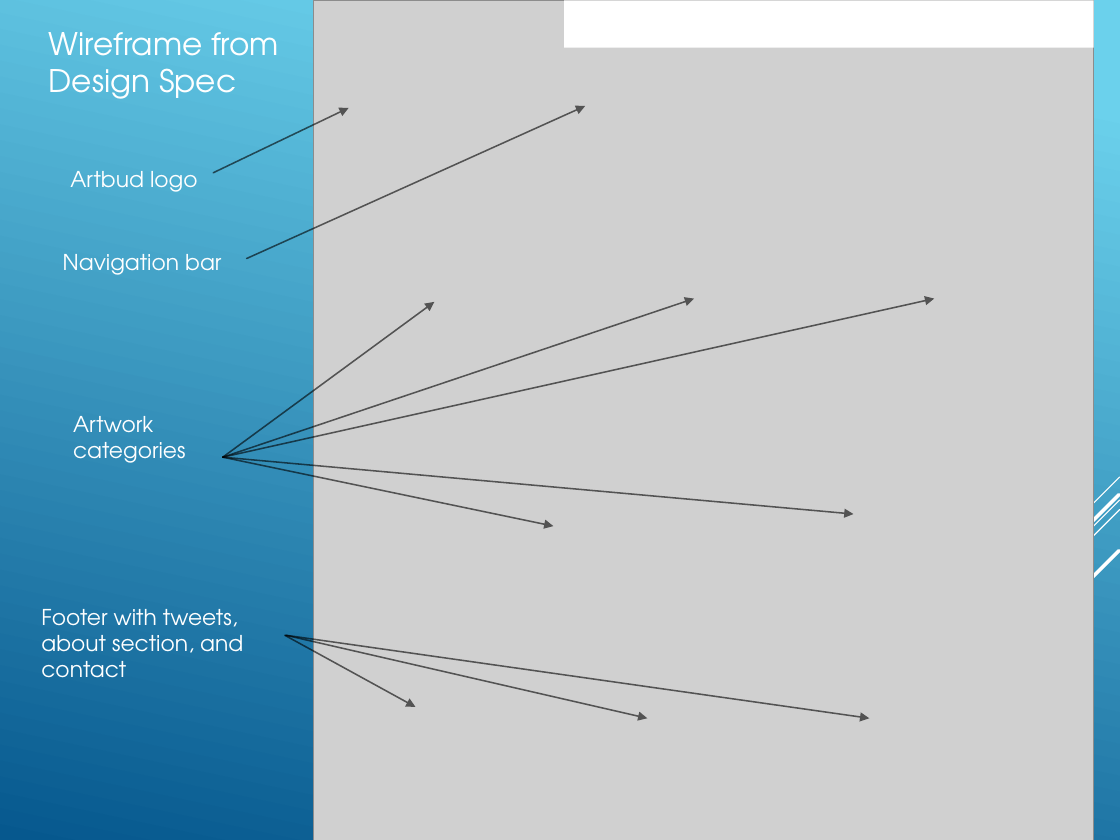
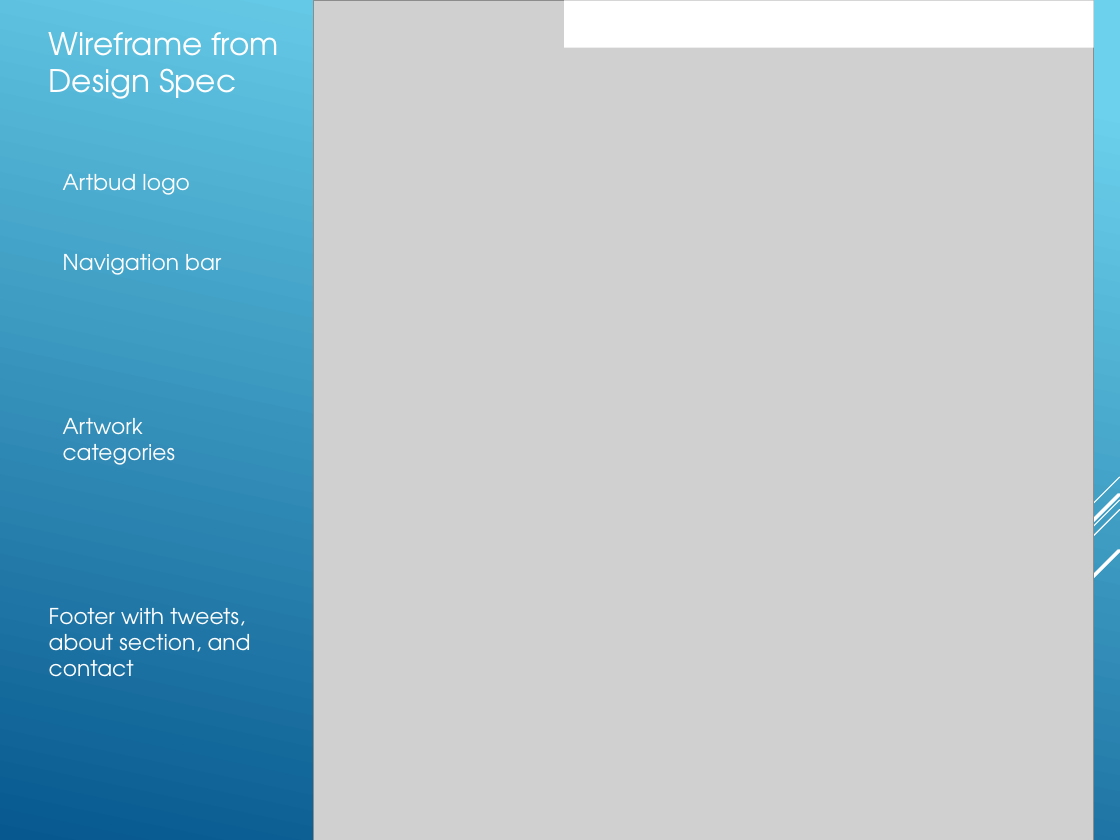
Before and after one commit to GilesMunn/artbud, a slide deck: slide 5 of presentation_material/powerpoint.pptx. Drawn at 1120x840 pixels with LibreOffice and Linux fonts; fonts in the diff are those of the drawing; grey boxes stand for pictures. Boxes give left, top, right and bottom in pixels: in the first picture for what was removed or moved away, otherwise in the second. Text is boxed around its words. In the diff, an @@ line names an element or a change of style, - is before the commit and + after.

```diff
--- a/presentation_material/powerpoint.pptx
+++ b/presentation_material/powerpoint.pptx
@@ arrow removed from (213, 172) to (348, 108) @@
@@ arrow removed from (246, 259) to (585, 106) @@
@@ text "Artbud logo": place and size @@
-text "Artbud logo" at box(70, 171, 198, 192)
+text "Artbud logo" at box(63, 174, 190, 195)
@@ text "Artwork": place and size @@
-text "Artwork" at box(73, 416, 186, 463)
+text "Artwork" at box(63, 418, 176, 465)
@@ group removed at box(223, 299, 934, 526): 5 arrows @@
@@ text "Footer with tweets, about section, ...": place and size @@
-text "Footer with tweets, about section, ..." at box(41, 609, 243, 678)
+text "Footer with tweets, about section, ..." at box(49, 608, 251, 677)
@@ arrow removed from (284, 635) to (416, 707) @@
@@ arrow removed from (286, 635) to (647, 718) @@
@@ arrow removed from (286, 635) to (869, 718) @@
```
Also in this commit, not shown: 1 other slide changed, 4 slides added.
